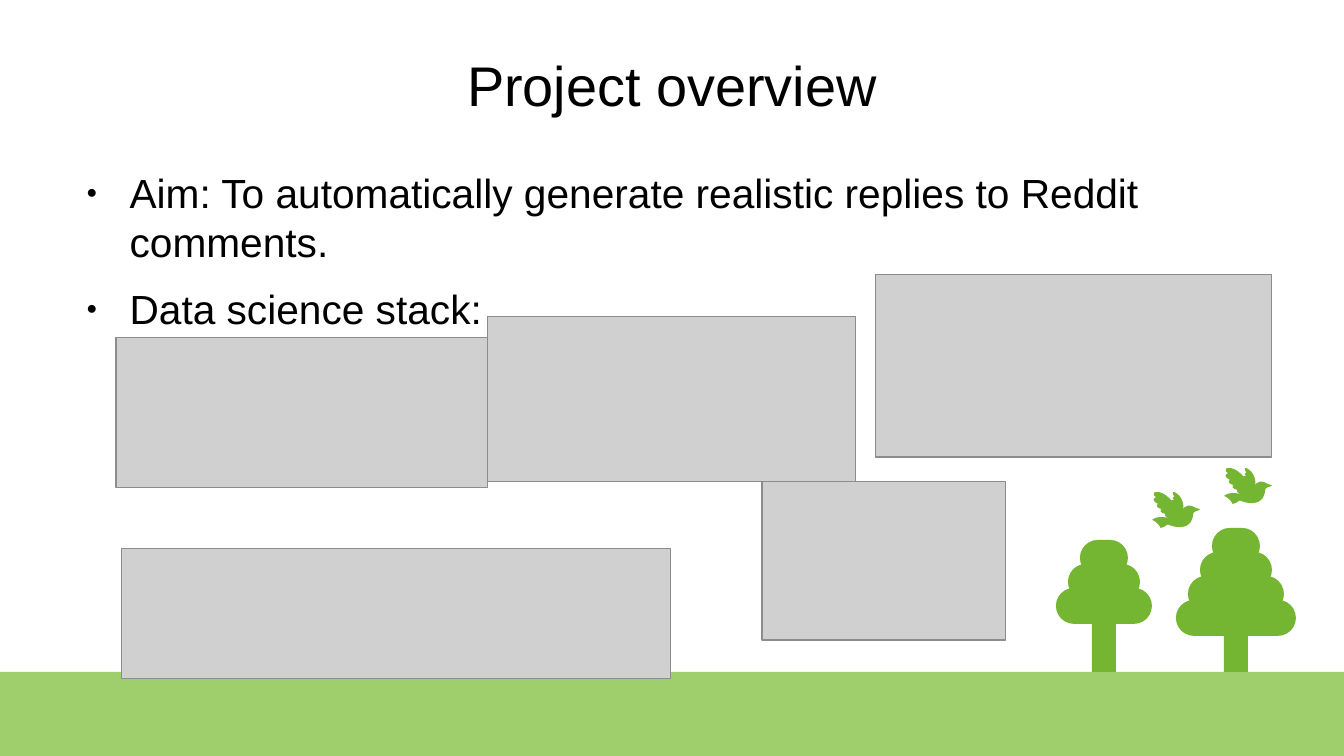
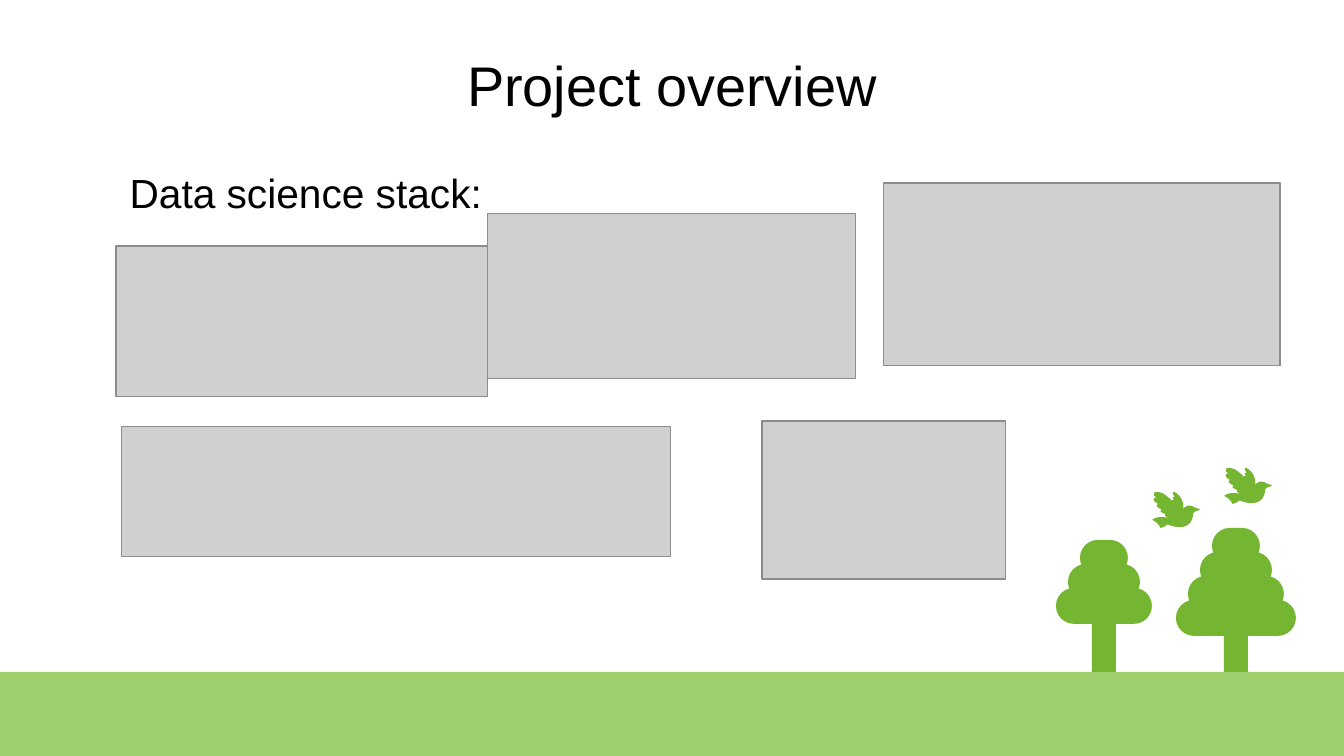
Before and after one commit to Charlie-Bell/final-project-spiced, a slide deck: slide 4 of presentation.odp (slide 2 before the commit). Drawn at 1344x756 pixels with LibreOffice and Linux fonts; fonts in the diff are those of the drawing; grey boxes stand for pictures. Boxes give left, top, right and bottom in pixels: in the first picture for what was removed or moved away, otherwise in the second. Text is boxed around its words. In the diff, an @@ line names an element or a change of style, - is before the commit and + after.

```diff
--- a/presentation.odp
+++ b/presentation.odp
@@ text "Data science stack:" at (x1=130, y1=178, x2=482, y2=209): bullet ● to none @@
@@ text at (x1=130, y1=178, x2=1138, y2=258): paragraph removed @@
-● Aim: To automatically generate realistic replies to Reddit comments.
@@ picture moved from (x1=876, y1=274, x2=1272, y2=457) to (x1=884, y1=183, x2=1281, y2=366) @@
@@ picture moved from (x1=488, y1=316, x2=856, y2=482) to (x1=488, y1=213, x2=856, y2=379) @@
@@ picture moved from (x1=116, y1=338, x2=488, y2=488) to (x1=116, y1=246, x2=488, y2=396) @@
@@ picture moved from (x1=122, y1=549, x2=671, y2=678) to (x1=122, y1=427, x2=671, y2=556) @@
@@ picture moved from (x1=762, y1=482, x2=1006, y2=640) to (x1=762, y1=421, x2=1006, y2=579) @@
```
Also in this commit, not shown: 3 other slides changed, 2 slides added.
